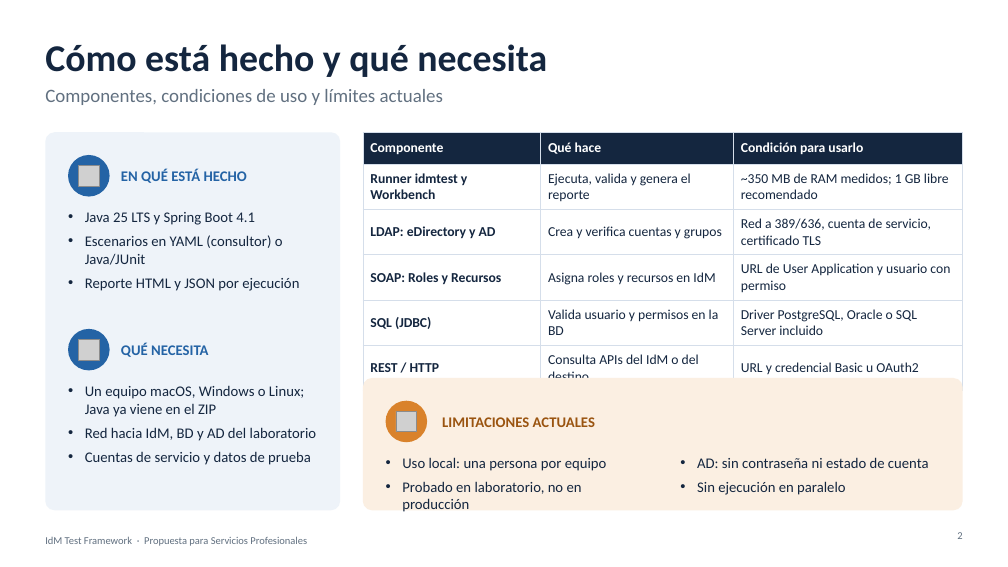
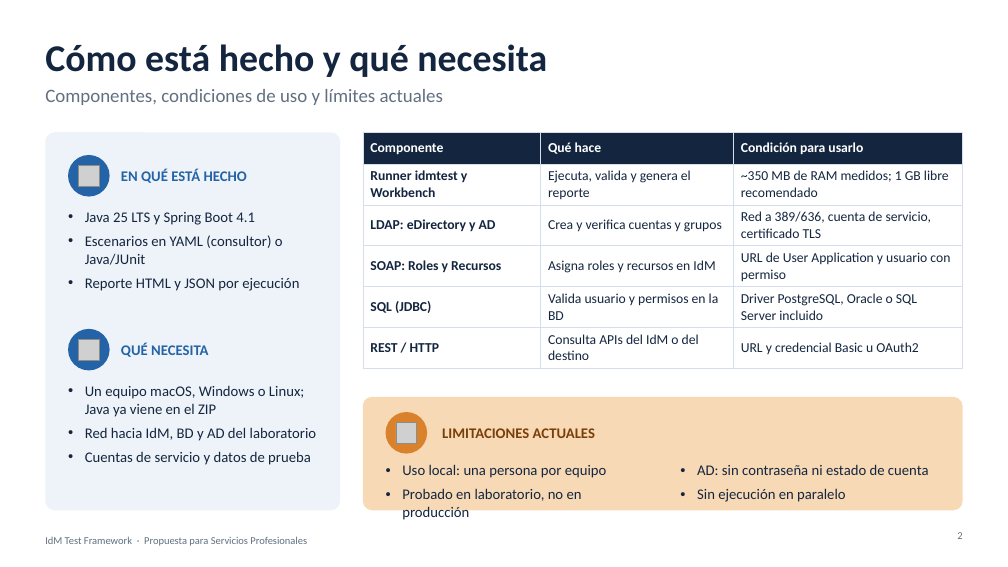
Before and after one commit to pepaooo/idm-test-framework, a slide deck: slide 2 of docs/presentations/propuesta-ejecutiva-idm-test-framework-v3.pptx. Drawn at 1008x567 pixels with LibreOffice and Linux fonts; fonts in the diff are those of the drawing; grey boxes stand for pictures. Boxes give left, top, right and bottom in pixels: in the first picture for what was removed or moved away, otherwise in the second. Text is boxed around its words. In the diff, an @@ line names an element or a change of style, - is before the commit and + after.

```diff
--- a/docs/presentations/propuesta-ejecutiva-idm-test-framework-v3.pptx
+++ b/docs/presentations/propuesta-ejecutiva-idm-test-framework-v3.pptx
@@ table: place and size @@
-table at [363,132,963,382]
+table at [363,132,963,364]
@@ rounded rectangle: place and size @@
-rounded rectangle at [363,378,963,510]
+rounded rectangle at [363,397,963,510]
@@ rounded rectangle at [363,397,963,510]: fill #FBEFE2 to #F7D9B5; proportions changed @@
@@ 1 picture, 1 text, 1 ellipse: place and size @@
-1 picture, 1 text, 1 ellipse at [386,401,595,442]
+1 picture, 1 text, 1 ellipse at [386,412,595,454]
@@ text "LIMITACIONES ACTUALES" at [442,428,595,438]: text colour #9A5410 to #7A3F08 @@
@@ text "Uso local: una persona por ..." rewrapped from [402,457,607,512] to [402,464,607,501] @@
@@ text "AD: sin contraseña ni estado ...": place and size @@
-text "AD: sin contraseña ni estado ..." at [697,457,929,495]
+text "AD: sin contraseña ni estado ..." at [697,464,929,502]
```
Also in this commit, not shown: 1 other slide changed.
